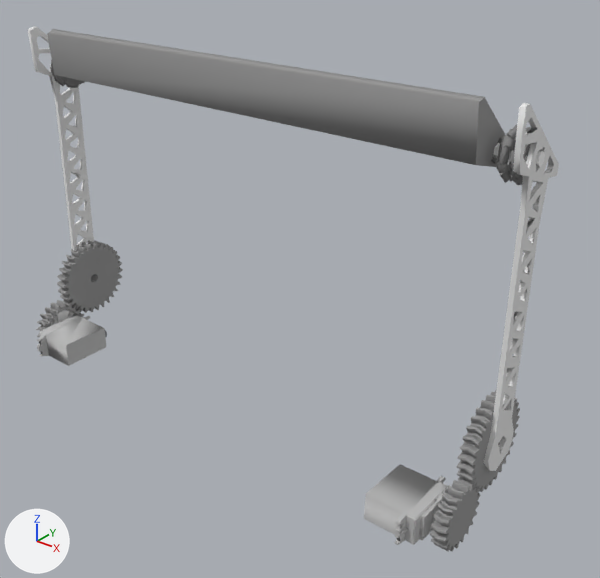
Before and after pictures for a commit that changed the glTF model models/lever_front.glb.
The view is the same before and after, from a 50 mm lens placed at (0.37, -0.408, 0.313), pointed at (0.005, 0.048, 0.03). Lighting does not change. The marker at lower left points along +X, +Y and +Z. The older version comes first. Where no turn or scale is listed for an object, it has been applied to the vertices. Vertices at exactly the same position are counted once.

The older version as bpy lines, for what is in view:
```python
ob_lever_front_0 = bpy.data.objects.new('lever_front_0', me_mesh1389_mesh)
ob_lever_front_0.location = (0.1901, 0.0124, -0.0414)
ob_lever_front_1 = bpy.data.objects.new('lever_front_1', me_mesh1670_mesh)
ob_lever_front_1.location = (-0.2001, 0.0023, 0.1835)
ob_lever_front_1.rotation_euler = (-1.571, 0.718, 1.571)  # degrees (-90, 41, 90)
ob_lever_front_3 = bpy.data.objects.new('lever_front_3', me_mesh1967_mesh)
ob_lever_front_3.location = (0.1477, -0.0468, -0.0337)
ob_lever_front_4 = bpy.data.objects.new('lever_front_4', me_mesh2574_mesh)
ob_lever_front_4.location = (0.1919, 0.0023, 0.1835)
ob_lever_front_4.rotation_euler = (0.0, 0.718, 1.571)  # degrees (0, 41, 90)
```
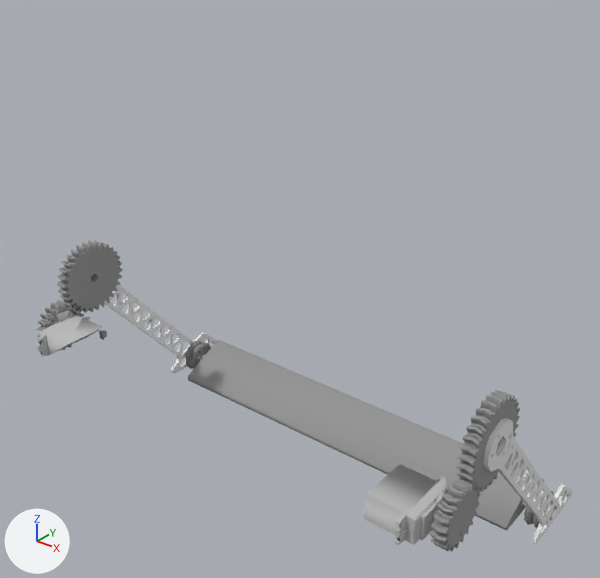
The change in detail:
me_mesh1389_mesh is used by ob_lever_front_0; location (0.1901, 0.0124, -0.0414).
me_mesh1389_mesh had 1981 vertices, 3968 faces and spanned x -0.39..0.01, y -0.071..0.02, z -0.014..0.258.
me_mesh1389_mesh now has 1947 vertices, 3907 faces and spans x -0.39..0.01, y -0.071..0.151, z -0.107..0.073.
me_mesh1389_mesh part 1: a new loose piece of 26 vertices spanning x -0.369..-0.012, y 0.079..0.151, z -0.107..-0.077, in mat_0_301961_0_301961_0_301961_0_000000_0_000000 (grey #959595).
me_mesh1389_mesh part 2: the loose piece of 52 vertices spanning x -0.369..-0.012, y -0.037..0.019, z 0.208..0.258 is deleted.
me_mesh1389_mesh part 3: 3 vertices moved within x 0.0..0.01, y -0.054..-0.039, z 0.023..0.047; 46 vertices removed from x 0.0..0.01, y -0.065..0.0, z -0.008..0.053; 46 vertices added at x 0.0..0.01, y -0.065..0.0, z -0.008..0.052.
Other edits to the shape of me_mesh1389_mesh do not show in these pictures.
me_mesh1967_mesh is used by ob_lever_front_3; location (0.1477, -0.0468, -0.0337).
me_mesh1967_mesh had 735 vertices, 1295 faces and spanned x -0.352..0.057, y -0.027..0.053, z -0.01..0.221.
me_mesh1967_mesh now has 703 vertices, 1230 faces and spans x -0.352..0.057, y -0.027..0.173, z -0.107..0.01.
me_mesh1967_mesh part 4: a new loose piece of 16 vertices spanning x 0.03..0.057, y 0.165..0.173, z -0.107..-0.099, in mat_0_917647_0_917647_0_917647_0_000000_0_000000 (white #f6f6f6).
me_mesh1967_mesh part 5: the loose piece of 16 vertices spanning x 0.03..0.057, y 0.045..0.053, z 0.213..0.221 is deleted.
me_mesh1967_mesh part 6: 15 vertices moved from x -0.336..-0.325, y 0.007..0.02, z -0.003..0.01 to x -0.336..-0.325, y 0.007..0.019, z -0.003..0.01; 51 vertices removed from x -0.336..-0.295, y -0.02..0.026, z -0.01..0.01; 39 vertices added at x -0.336..-0.295, y -0.022..0.02, z -0.01..0.01.
Other edits to the shape of me_mesh1967_mesh do not show in these pictures.
Object 'lever_front_1' (ob_lever_front_1) moves from (-0.2001, 0.0023, 0.1835) to (-0.2001, 0.1225, -0.1366).
Object 'lever_front_1' (ob_lever_front_1) turns from (-90, 41, 90) to (90, 1.5, -90) degrees about x, y and z.
Object 'lever_front_4' (ob_lever_front_4) moves from (0.1919, 0.0023, 0.1835) to (0.1919, 0.1225, -0.1366).
Object 'lever_front_4' (ob_lever_front_4) turns from (0, 41, 90) to (0, 179, 90) degrees about x, y and z.

Pixel boxes [x1, y1, x2, y2] of what changed, in the pictures (600 x 578 px; the box of a moved part takes in the faces that stretch with it):
'lever_front_0', reshaped (40% shorter): before [36, 29, 520, 552]; after [36, 240, 544, 552]
'lever_front_1', moved, turned: before [27, 26, 559, 471]; after [104, 285, 572, 545]
'lever_front_3', reshaped: before [37, 143, 545, 545]; after [37, 316, 557, 545]
'lever_front_4', moved, turned: before [51, 60, 531, 185]; after [185, 341, 553, 528]
part 1 of me_mesh1389_mesh, added: after [188, 339, 544, 531]
part 2 of me_mesh1389_mesh, deleted: before [47, 29, 505, 167]
part 3 of me_mesh1389_mesh, moved or reshaped: before [448, 407, 519, 540]; after [445, 397, 520, 551]
part 4 of me_mesh1967_mesh, added: after [522, 502, 557, 519]
part 5 of me_mesh1967_mesh, deleted: before [493, 143, 545, 167]
part 6 of me_mesh1967_mesh, moved or reshaped: before [37, 315, 106, 366]; after [37, 316, 104, 356]
